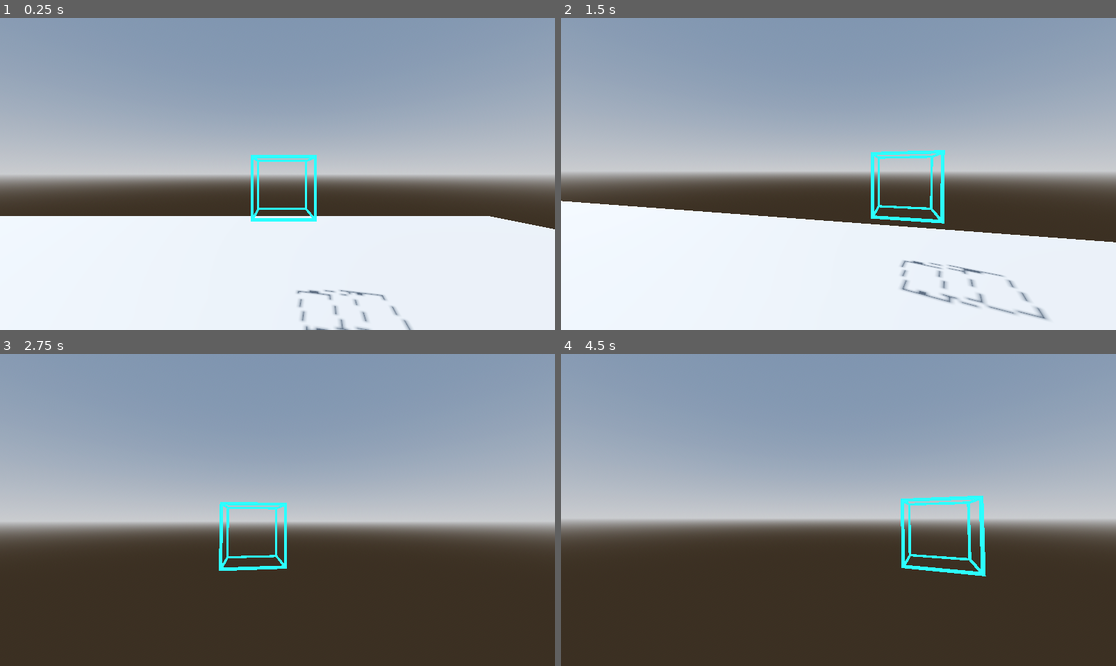
Above: before the commit, frames 1-4 (two rows, left to right).
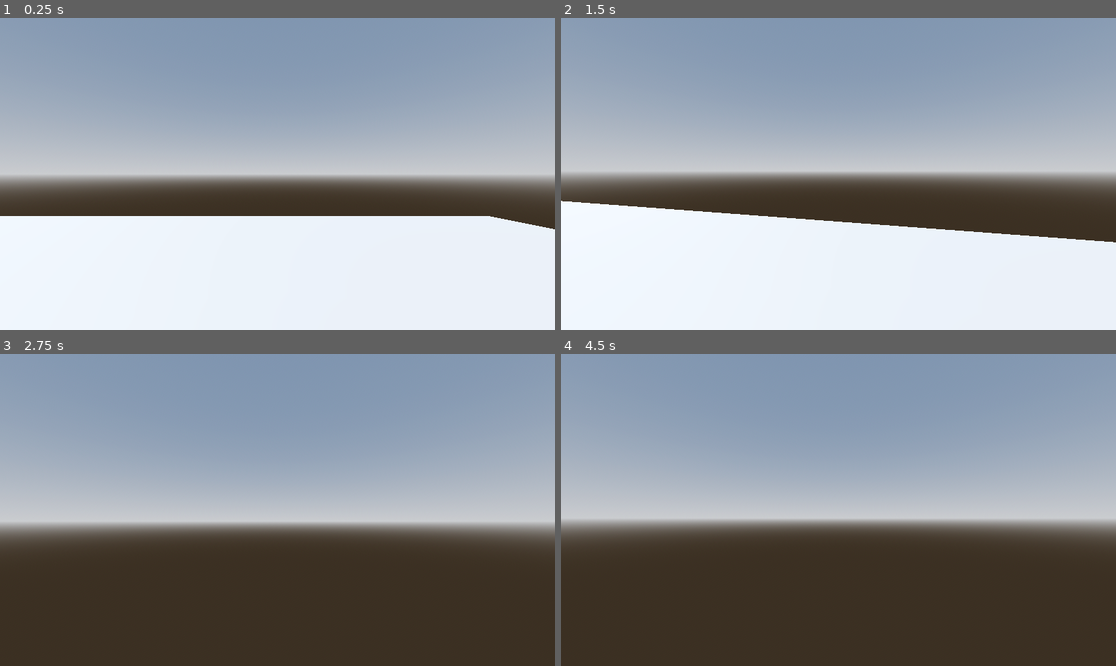
Above: after the commit, the same moments.

Repository: Shinomations/ProjectPackRats
Game: Godot game, scene res://scenes/main.tscn
Two runs of this game, one before a commit and one after it. Both use one fixed random seed, a clock stepped at 60 frames per second and the inputs below.
Inputs (mouse positions are in pixels of both pictures, inside the frame that each line leads up to):
- Up to frame 1 (0.25 s): no input
- Up to frame 2 (1.5 s): tap Enter (ui_accept) at 0.5, 0.77 s; move the mouse to (866, 174) at 0.52 s; press the mouse at (866, 174) at 0.53 s; hold W (up) from 0.53 s (still down); move the mouse to (810, 174) at 1.27 s; release the mouse at (810, 174) at 1.28 s; click (810, 174) at 1.35 s
- Up to frame 3 (2.75 s): keep holding W (up); tap Enter (ui_accept) at 1.52 s; move the mouse to (288, 503) at 2.02 s; press the mouse at (288, 503) at 2.03 s
- Up to frame 4 (4.5 s): keep holding W (up); tap Enter (ui_accept) at 2.75, 3.02, 3.5, 3.77, 4.25 s; move the mouse to (832, 516) at 2.77 s; release the mouse at (832, 516) at 2.78 s; click (832, 516) at 2.85 s; move the mouse to (877, 513) at 3.52 s; press the mouse at (877, 513) at 3.53 s; move the mouse to (794, 506) at 4.27 s; release the mouse at (794, 506) at 4.28 s; click (794, 506) at 4.35 s

The runs differ from the first frame. In frame 1, 1.2% of the frame differs, in the area x 45-75%, y 43-100%; in frame 2, 1.6%, in the area x 55-88%, y 42-97%; in frame 3, 0.8%; in frame 4, 1.1%.

Commit message:
visibility change for placementZone
only when looking at stuff

Diff:
--- a/Nodes/itemNodes/gridPlacement.gd
+++ b/Nodes/itemNodes/gridPlacement.gd
@@ -7,12 +7,13 @@
 func _ready() -> void:
 	await get_tree().process_frame
 	player = get_tree().get_first_node_in_group("player")
-
+	self.visible = false
 
 
 # Called every frame. 'delta' is the elapsed time since the previous frame.
 func _process(_delta: float) -> void:
 	if player && player.rayCast.is_colliding():
+		self.visible = true
 		var hit = player.rayCast.get_collision_point()
 		var normal = player.rayCast.get_collision_normal()
 
@@ -20,3 +21,5 @@
 		var newP = hit + (normal * offset)
 
 		self.global_position = newP.snapped(Vector3(grid,grid,grid))
+	else:
+		self.visible = false
